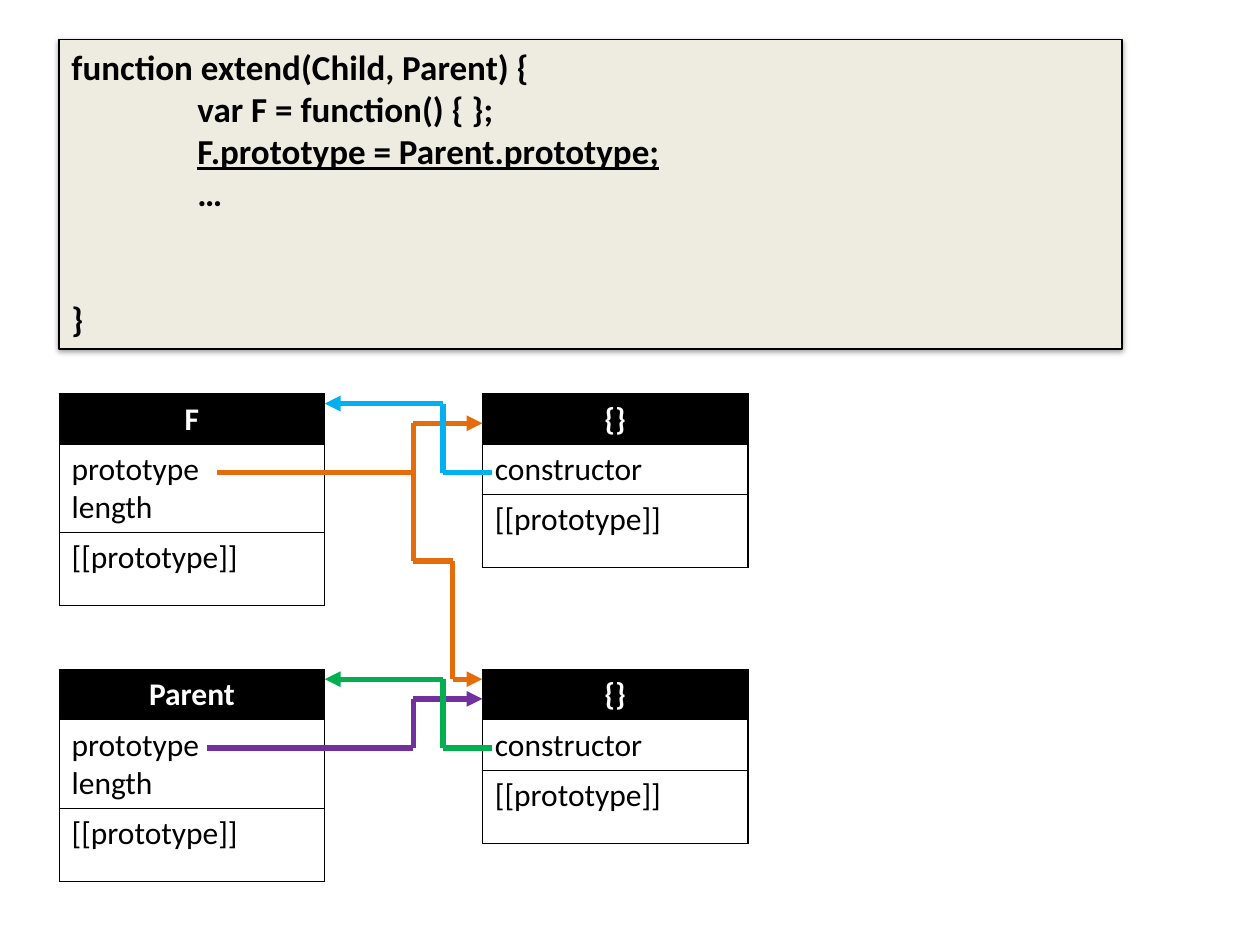
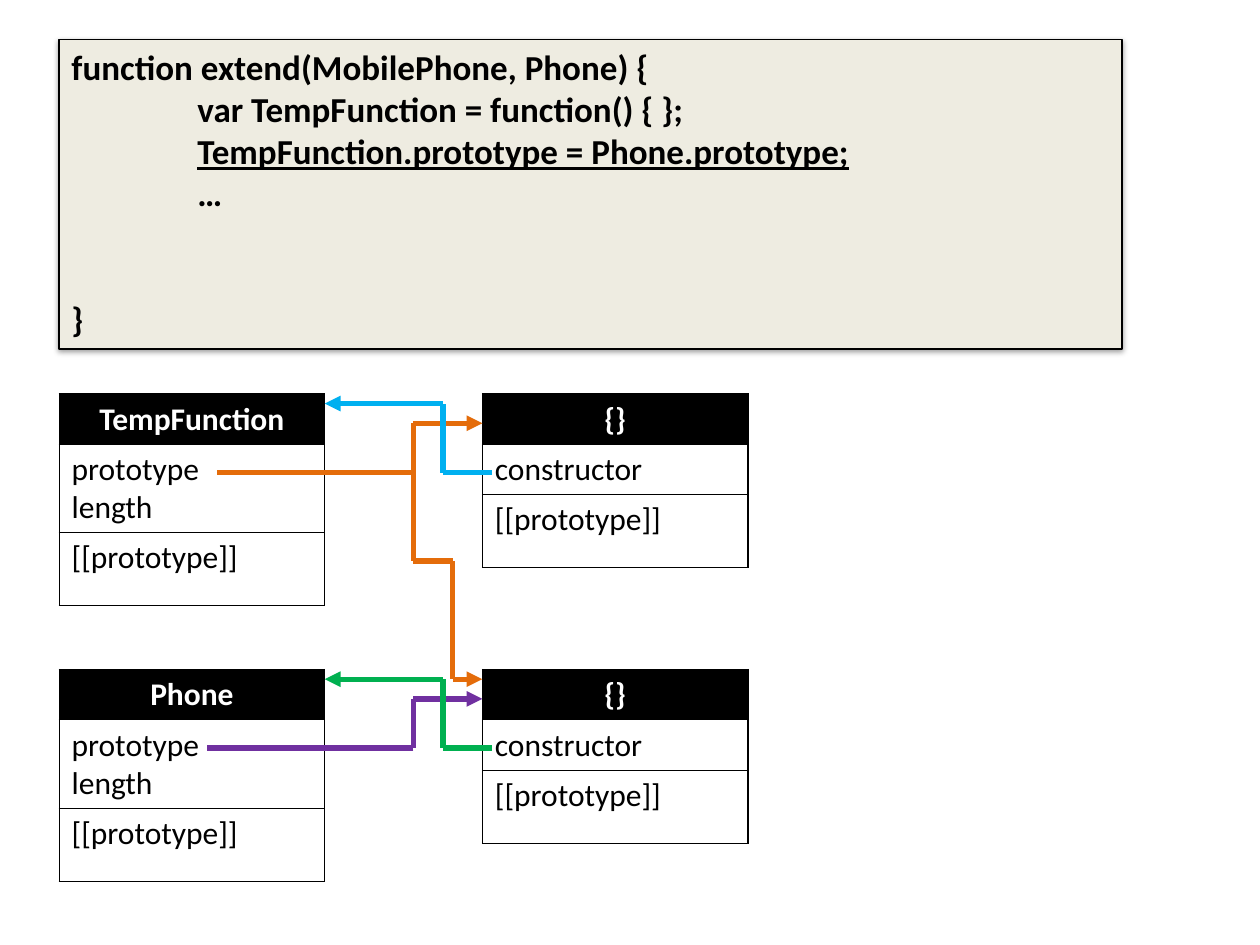
Before and after one commit to dzmitry-varabei/front-end-course, a slide deck: slide 35 of inheritance-in-javascript/Inheritance.pptx (slide 38 before the commit). Drawn at 1260x945 pixels with LibreOffice and Linux fonts; fonts in the diff are those of the drawing. Boxes give left, top, right and bottom in pixels: in the first picture for what was removed or moved away, otherwise in the second. Text is boxed around its words. In the diff, an @@ line names an element or a change of style, - is before the commit and + after.

```diff
--- a/inheritance-in-javascript/Inheritance.pptx
+++ b/inheritance-in-javascript/Inheritance.pptx
@@ text in rectangle at (71,54,848,170): text changed @@
-function extend(Child, Parent) {
-var F = function() { };
-F.prototype = Parent.prototype;
+function extend(MobilePhone, Phone) {
+var TempFunction = function() { };
+TempFunction.prototype = Phone.prototype;
@@ table at (59,393,325,605) @@
-row 1, column 1: F
+row 1, column 1: TempFunction
@@ table at (59,669,325,881) @@
-row 1, column 1: Parent
+row 1, column 1: Phone
```
Also in this commit, not shown: 10 other slides changed, 1 slide added, 6 slides removed.
